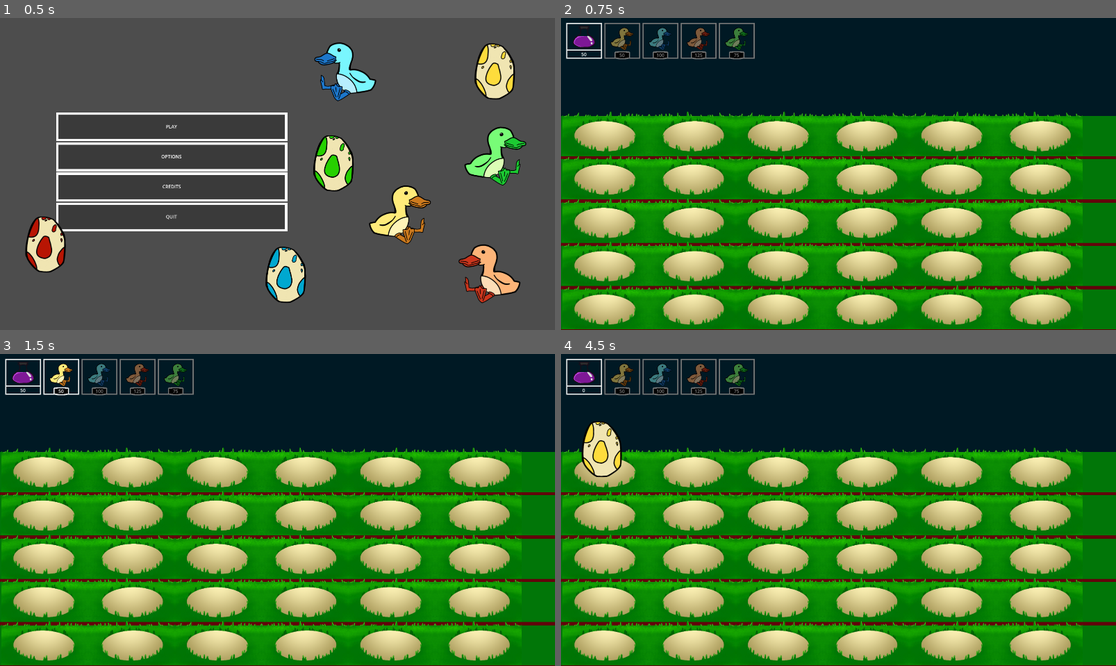
Above: before the commit, frames 1-4 (two rows, left to right).
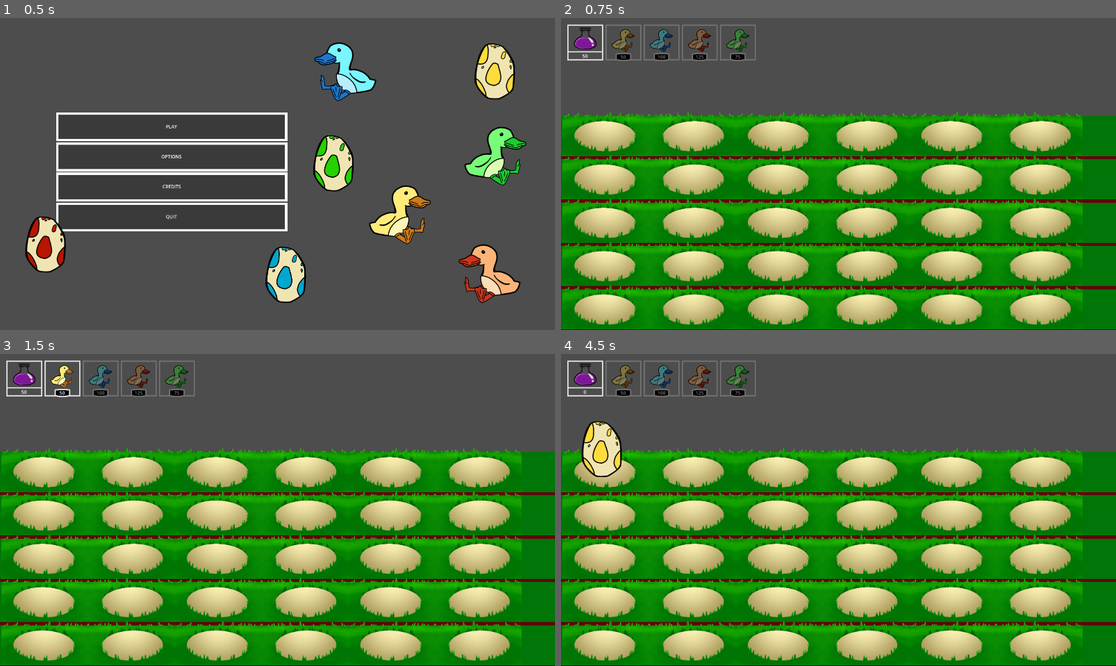
Above: after the commit, the same moments.

Repository: ImOutOfBounds/tower-defense
Game: Godot game, scene res://scenes/ui/MainMenu.tscn
The game is run twice, just before and just after one commit, with the same random seed, the same clock (stepped at 60 frames per second) and the same inputs.
Inputs (mouse positions are in pixels of both pictures, inside the frame that each line leads up to):
- Up to frame 1 (0.5 s): no input
- Up to frame 2 (0.75 s): click "PLAY" at 0.5 s
- Up to frame 3 (1.5 s): tap Enter at 1.25 s; move the mouse to (61, 375) at 1.27 s; click (61, 375) at 1.42 s
- Up to frame 4 (4.5 s): tap Space at 2, 3.5 s; move the mouse to (660, 375) at 2.02 s; click (660, 375) at 2.17 s; tap Enter at 2.75, 4.25 s; move the mouse to (699, 375) at 2.77 s; click (699, 375) at 2.92 s; move the mouse to (738, 375) at 3.52 s; click (738, 375) at 3.67 s; move the mouse to (605, 469) at 4.27 s; click (605, 469) at 4.42 s

Frame 1 is identical in both runs. In frame 2, 31% of the frame differs, in the area x 0-100%, y 0-32%; in frame 3, 31%; in frame 4, 30%.

Commit message:
logic of enemies being able to kill ducks

Diff:
--- a/scenes/collectibles/Energy.tscn
+++ b/scenes/collectibles/Energy.tscn
@@ -7,6 +7,7 @@
 radius = 44.0454
 
 [node name="Energy" type="Area2D"]
+z_index = 2
 script = ExtResource("1_x1w2f")
 
 [node name="CollisionShape2D" type="CollisionShape2D" parent="."]
--- a/scenes/enemys/zombie.tscn
+++ b/scenes/enemys/zombie.tscn
@@ -4,7 +4,7 @@
 [ext_resource type="Texture2D" uid="uid://bn5igy4b6wnso" path="res://sprites/1000074718.png" id="2_7rk33"]
 
 [sub_resource type="RectangleShape2D" id="RectangleShape2D_h2xx4"]
-size = Vector2(123, 177)
+size = Vector2(123, 101)
 
 [node name="Zombie" type="CharacterBody2D"]
 collision_layer = 2
@@ -15,5 +15,5 @@
 texture = ExtResource("2_7rk33")
 
 [node name="CollisionShape2D" type="CollisionShape2D" parent="."]
-position = Vector2(-0.5, -11.5)
+position = Vector2(-0.5, -7.5)
 shape = SubResource("RectangleShape2D_h2xx4")
--- a/scenes/level.tscn
+++ b/scenes/level.tscn
@@ -1,21 +1,15 @@
-[gd_scene load_steps=4 format=3 uid="uid://d67ytyupxg37"]
+[gd_scene load_steps=5 format=3 uid="uid://d67ytyupxg37"]
 
 [ext_resource type="PackedScene" uid="uid://cqguu6my57xbb" path="res://scenes/level/layer.tscn" id="1_ex1bv"]
 [ext_resource type="Script" path="res://scripts/level.gd" id="1_vhl7g"]
 [ext_resource type="PackedScene" uid="uid://d274iv81isf2g" path="res://scenes/ui/hotbar.tscn" id="2_n8je2"]
+[ext_resource type="AudioStream" uid="uid://cdpa7i6gptmar" path="res://songs/5738757499781120.wav" id="4_tgc5e"]
 
 [node name="Level" type="Node2D"]
 position = Vector2(457, 228)
 script = ExtResource("1_vhl7g")
 
 [node name="Hotbar" parent="." instance=ExtResource("2_n8je2")]
-
-[node name="ColorRect2" type="ColorRect" parent="."]
-offset_left = -464.0
-offset_top = -237.0
-offset_right = 1919.0
-offset_bottom = 858.0
-color = Color(0.0014, 0.09842, 0.14, 1)
 
 [node name="ColorRect" type="ColorRect" parent="."]
 offset_left = -464.0
@@ -38,3 +32,7 @@
 
 [node name="Layer5" parent="." instance=ExtResource("1_ex1bv")]
 position = Vector2(448, 772)
+
+[node name="AudioStreamPlayer2D" type="AudioStreamPlayer2D" parent="."]
+stream = ExtResource("4_tgc5e")
+autoplay = true
--- a/scenes/torret/duck1.tscn
+++ b/scenes/torret/duck1.tscn
@@ -1,17 +1,34 @@
-[gd_scene load_steps=5 format=3 uid="uid://c03h45ggehvp5"]
+[gd_scene load_steps=7 format=3 uid="uid://c03h45ggehvp5"]
 
 [ext_resource type="Script" path="res://scripts/torret_1.gd" id="1_h7ilt"]
 [ext_resource type="PackedScene" uid="uid://b0hnypd1rexjo" path="res://scenes/collectibles/Energy.tscn" id="2_shy7k"]
 [ext_resource type="Texture2D" uid="uid://b0wks8ce5q57q" path="res://sprites/1000074685.png" id="3_3fkh7"]
 [ext_resource type="PackedScene" uid="uid://daabpjdihowwe" path="res://scenes/torret/egg.tscn" id="4_r13t0"]
 
-[node name="Torret1" type="Node2D"]
+[sub_resource type="RectangleShape2D" id="RectangleShape2D_qbhvu"]
+size = Vector2(43, 105)
+
+[sub_resource type="RectangleShape2D" id="RectangleShape2D_rafnj"]
+size = Vector2(15, 104)
+
+[node name="Torret1" type="StaticBody2D"]
 z_index = 1
 script = ExtResource("1_h7ilt")
 bullet = ExtResource("2_shy7k")
 bulletTime = 5.0
 cost = 50
 isAtkDuck = false
+
+[node name="CollisionShape2D" type="CollisionShape2D" parent="."]
+position = Vector2(203.5, 28.5)
+shape = SubResource("RectangleShape2D_qbhvu")
+
+[node name="Hitbox" type="Area2D" parent="."]
+collision_mask = 2
+
+[node name="CollisionShape2D2" type="CollisionShape2D" parent="Hitbox"]
+position = Vector2(234.5, 29)
+shape = SubResource("RectangleShape2D_rafnj")
 
 [node name="Aim" type="Marker2D" parent="."]
 position = Vector2(230, -30)
@@ -29,5 +46,6 @@
 [node name="Egg" parent="." instance=ExtResource("4_r13t0")]
 position = Vector2(153, 2)
 
+[connection signal="body_entered" from="Hitbox" to="." method="_on_hitbox_body_entered"]
 [connection signal="timeout" from="Timer" to="." method="_on_timer_timeout"]
 [connection signal="cracked" from="Egg" to="." method="_on_egg_cracked"]
--- a/scenes/ui/hotbar.tscn
+++ b/scenes/ui/hotbar.tscn
@@ -14,10 +14,10 @@
 [node name="Control" type="Control" parent="."]
 layout_mode = 3
 anchors_preset = 0
-offset_left = 16.0
-offset_top = 15.0
-offset_right = 542.0
-offset_bottom = 144.0
+offset_left = 20.0
+offset_top = 21.0
+offset_right = 546.0
+offset_bottom = 150.0
 
 [node name="HBoxContainer" type="HBoxContainer" parent="Control"]
 layout_mode = 0
--- a/scripts/torret_1.gd
+++ b/scripts/torret_1.gd
@@ -5,6 +5,9 @@
 @export var bulletTime : float = 1
 @export var cost : int = 0
 @export var isAtkDuck : bool = true
+@onready var life : float = 100
+@onready var isBeingAtk : bool = false
+
 var can_shoot : bool = false  # Só atira depois que o ovo for chocado
 
 func _ready() -> void:
@@ -13,6 +16,10 @@
 
 func _process(_delta: float) -> void:
 	# Só atira se o sprite foi "ativado"
+	if life <= 0:
+		queue_free()
+	if isBeingAtk:
+		life -= 0.5
 	if can_shoot and ($RayCast2D.get_collider() or not isAtkDuck) and not isInTimer:
 		isInTimer = true
 		$Timer.start(bulletTime)
@@ -32,3 +39,7 @@
 func _on_egg_cracked() -> void:
 	can_shoot = true
 	$Icon.visible = true
+
+
+func _on_hitbox_body_entered(body: Node2D) -> void:
+	isBeingAtk = true
--- a/scripts/zombie.gd
+++ b/scripts/zombie.gd
@@ -1,27 +1,29 @@
-extends Node2D
+extends CharacterBody2D
 
 @onready var life = 100
 @onready var tween := create_tween()
+@onready var baseSpeed = Vector2(50, 0)
+@onready var currentSpeed = baseSpeed
 
-# Posição original no eixo Y
 var base_y : float
 
 func _ready() -> void:
 	base_y = position.y
 	start_bobbing_animation()
 
-func _process(_delta: float) -> void:
-	position.x -= .5
+func _physics_process(delta: float) -> void:
+	# move_and_slide move o personagem com colisão
+	velocity = -currentSpeed
+	move_and_slide()
 
 	if life <= 0:
 		queue_free()
 
-# Faz o objeto "subir e descer" no eixo Y a cada 1 segundo
 func start_bobbing_animation() -> void:
-	var duration = 0.5  # meio segundo para subir e meio para descer = 1s no total
-	var offset = 10     # altura do movimento (pode ajustar)
+	var duration = 0.5
+	var offset = 10
 
-	tween.set_loops()  # repete infinitamente
+	tween.set_loops()
 
 	tween.tween_property(self, "position:y", base_y - offset, duration).set_trans(Tween.TRANS_SINE).set_ease(Tween.EASE_IN_OUT)
 	tween.tween_property(self, "position:y", base_y, duration).set_trans(Tween.TRANS_SINE).set_ease(Tween.EASE_IN_OUT)
Binary file added: scenes/torret/gohan.gif
Not shown, added: songs/5738757499781120.wav.import
Binary file added: sprites/gohan.gif
Not shown, added: songs/5738757499781120.wav
